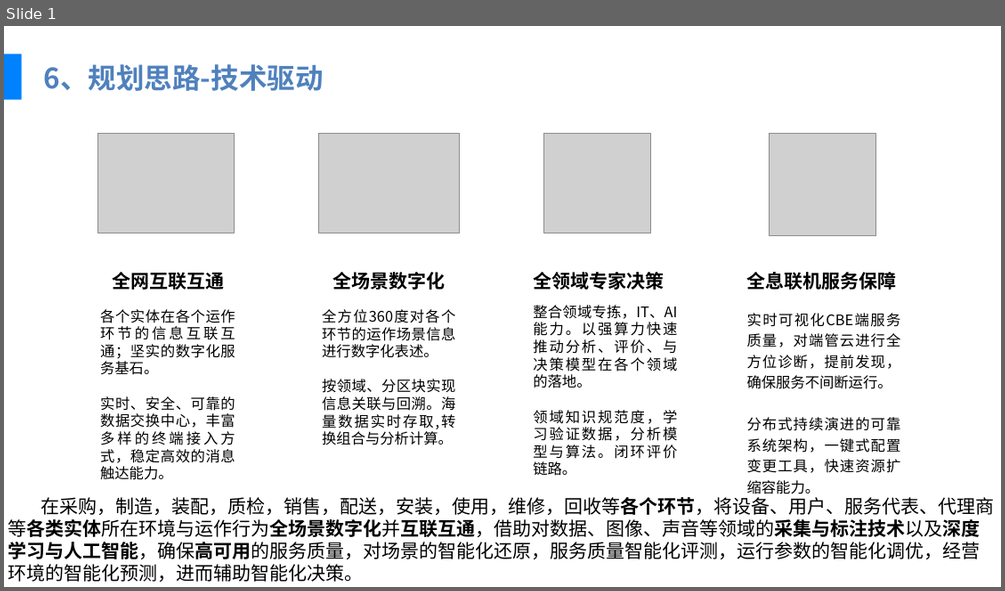
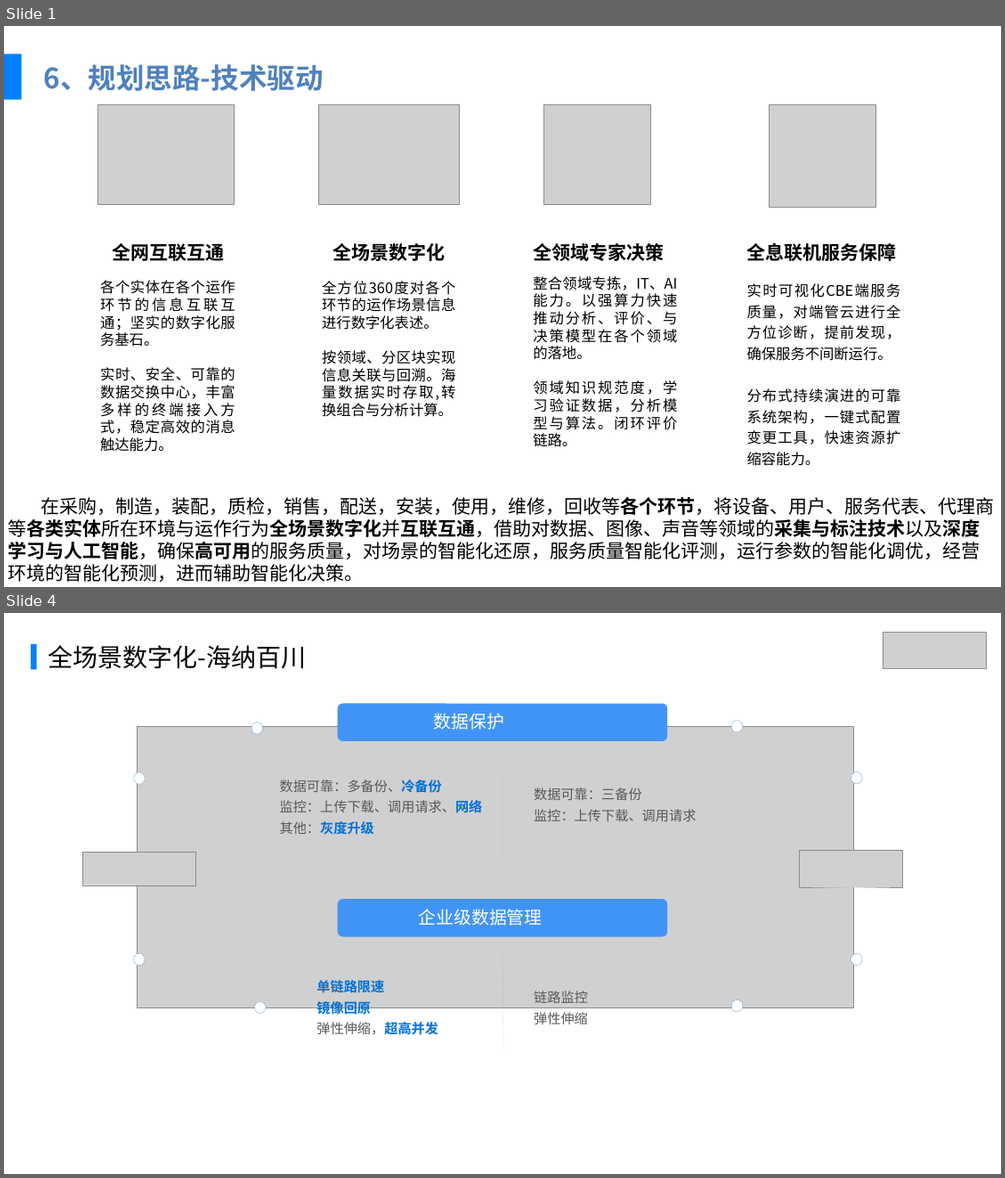
Before and after one commit to wapuboy/ha_how_to, a slide deck: 美的IT三年战略规划报告-20190830-先行.pptx. Shown one above the other, each under a label of ours: slide 1 before the commit, slides 1 and 4 after it; the slides between them are not shown. The pictures are 1005x591 and 1005x1178 pixels, drawn with LibreOffice and Linux fonts; fonts in the diff are those of the drawing; grey boxes stand for pictures; background and template pictures are left out. Boxes give left, top, right and bottom in pixels: in the first picture for what was removed or moved away, otherwise in the second. Text is boxed around its words. In the diff, an @@ line names an element or a change of style, - is before the commit and + after.

```diff
--- a/美的IT三年战略规划报告-20190830-先行.pptx
+++ b/美的IT三年战略规划报告-20190830-先行.pptx
@@ slide 4 added at (4,613,1001,1174), background #FFFFFF @@
@@ picture added at (882,632,987,669) @@
@@ rectangle added at (31,644,37,669), fill #0082FF @@
@@ text added at (48,645,306,669), 48 pt, text #000000 @@
+全场景数字化-海纳百川
@@ rounded rectangle added at (338,704,667,741), fill #4194F7 @@
@@ text added at (434,713,504,730), 34 pt, text #FFFFFF @@
+数据保护
@@ picture added at (137,726,854,1007) @@
@@ ellipse added at (251,722,263,734), fill #FFFFFF, outline #5B9BD5 0.5 pt @@
@@ ellipse added at (731,721,743,732), fill #FFFFFF, outline #5B9BD5 0.5 pt @@
@@ ellipse added at (134,772,145,784), fill #FFFFFF, outline #5B9BD5 0.5 pt @@
@@ line added from (502, 856) to (502, 771), #4194F7 0.25 pt @@
@@ ellipse added at (850,771,862,784), fill #FFFFFF, outline #5B9BD5 0.5 pt @@
@@ text added at (280,779,483,835), 26 pt, text #595959 @@
+数据可靠：多备份、冷备份
+监控：上传下载、调用请求、网络
+其他：灰度升级
@@ text added at (534,787,696,821), 26 pt, text #595959 @@
+数据可靠：三备份
+监控：上传下载、调用请求
@@ picture added at (83,852,195,885) @@
@@ picture added at (799,850,903,887) @@
@@ rounded rectangle added at (338,899,667,936), fill #4194F7 @@
@@ text added at (419,908,542,925), 34 pt, text #FFFFFF @@
+企业级数据管理
@@ ellipse added at (133,953,145,965), fill #FFFFFF, outline #5B9BD5 0.5 pt @@
@@ line added from (503, 1050) to (502, 949), #4194F7 0.25 pt @@
@@ ellipse added at (850,953,862,965), fill #FFFFFF, outline #5B9BD5 0.5 pt @@
@@ text added at (316,980,438,1035), 26 pt, text #0070D7, bold @@
+单链路限速
+镜像回原
+弹性伸缩，超高并发
@@ ellipse added at (254,1001,266,1013), fill #FFFFFF, outline #5B9BD5 0.5 pt @@
@@ text added at (534,990,588,1024), 26 pt, text #595959 @@
+链路监控
+弹性伸缩
@@ ellipse added at (731,999,743,1012), fill #FFFFFF, outline #5B9BD5 0.5 pt @@
@@ slide 1 changed as well @@
@@ 6 texts, 3 pictures: place and size @@
-6 texts, 3 pictures at (97,134,897,475)
+6 texts, 3 pictures at (97,105,897,447)
@@ 2 texts, 1 picture: place and size @@
-2 texts, 1 picture at (100,134,901,494)
+2 texts, 1 picture at (100,104,901,466)
```
Also in this commit, not shown: 1 other slide changed, 6 other slides added.
